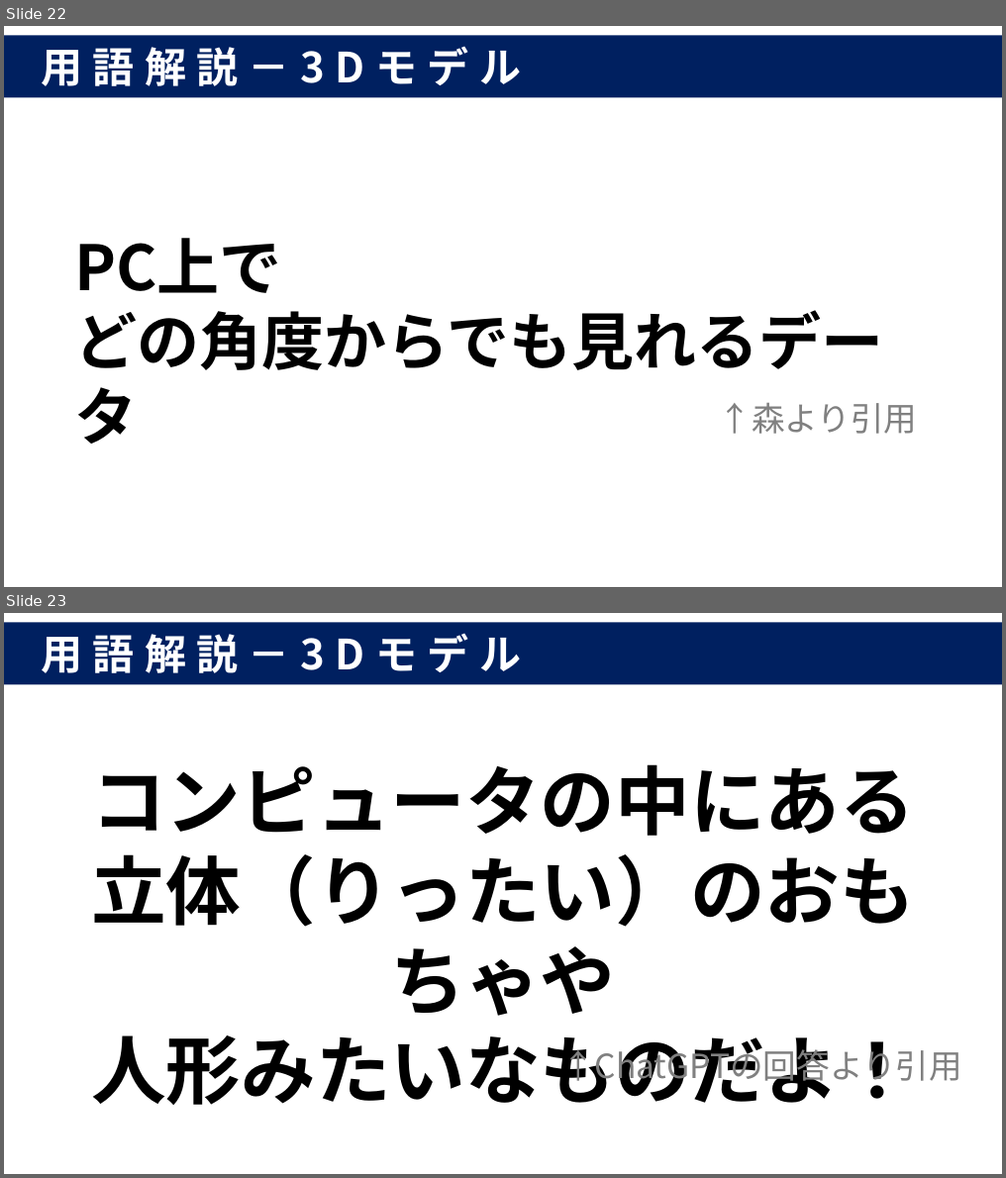
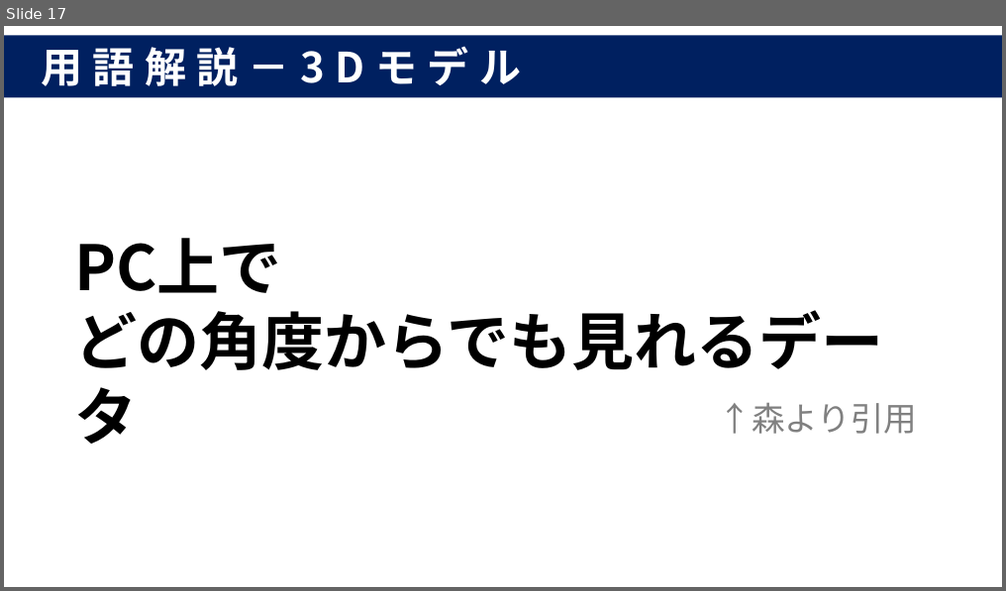
Before and after one commit to nabe-daisuki/hello-nabe, a slide deck: prezentation/プレゼン資料.pptx. Shown one above the other, each under a label of ours: slides 22 and 23 before the commit, slide 17 after it. The pictures are 1006x1178 and 1006x591 pixels, drawn with LibreOffice and Linux fonts; fonts in the diff are those of the drawing. Boxes give left, top, right and bottom in pixels: in the first picture for what was removed or moved away, otherwise in the second. Text is boxed around its words. In the diff, an @@ line names an element or a change of style, - is before the commit and + after.

```diff
--- a/prezentation/プレゼン資料.pptx
+++ b/prezentation/プレゼン資料.pptx
@@ slide 23 removed at (4,613,1002,1174), background #FFFFFF @@
@@ rectangle removed at (4,623,1002,685) @@
-用語解説－3Dモデル
@@ text removed at (91,764,915,1105) @@
-コンピュータの中にある
-立体（りったい）のおもちゃや
-人形みたいなものだよ！
@@ text removed at (561,1044,962,1087) @@
-↑ChatGPTの回答より引用
@@ what was slide 22 is now slide 17 @@
```
Also in this commit, not shown: 4 slides changed, 13 slides added, 3 other slides removed, 10 other files.
